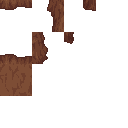
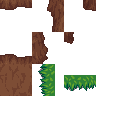
Layers edited between the first and the second 128×128 image:
added layer "Pasted Layer" above "Background" over [64, 75, 96, 91]
painted on "Background" over [38, 64, 55, 96]
